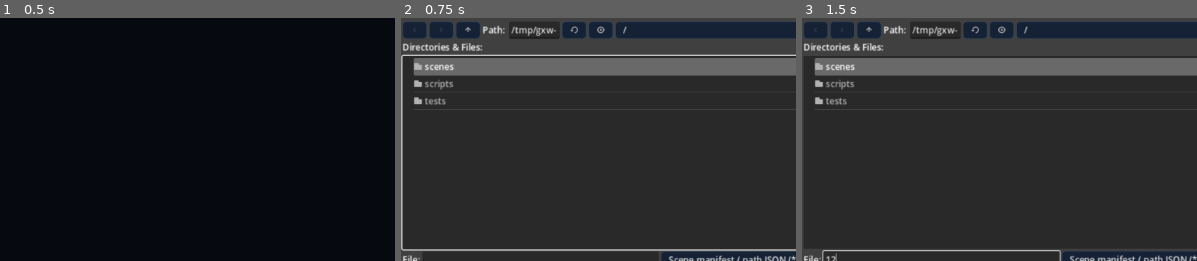
Above: before the commit, frames 1-3 (left to right).
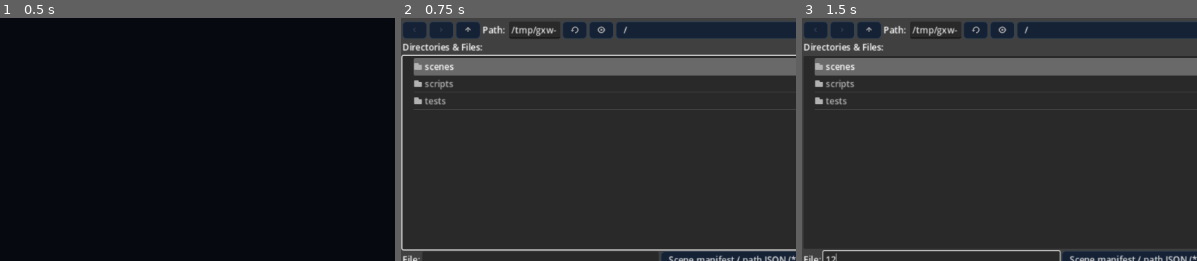
Above: after the commit, the same moments.

Repository: sinbumu/banc-sensorimotor-explorer
Game: Godot game, scene res://scenes/main.tscn
Same seed, same stepped clock (60 frames per second), same inputs: the game is played once before the commit and once after it.
Inputs (mouse positions are % of the whole screen's width and height, from its top left):
- Up to frame 1 (0.5 s): no input
- Up to frame 2 (0.75 s): click "Open scene…" at 0.5 s
- Up to frame 3 (1.5 s): click (30, 62) at 1.27 s; type "12" at 1.35 s
The pictures show only the part of the screen within x 12-62%, y 12-62%; the shares and areas given below are measured in that part.

Frame 1 is identical in both runs. In frame 2, less than 0.1% of the frame differs, in the area x 42-58%, y 3-7%; in frame 3, less than 0.1%.

Commit message:
feat: add bounded CAVE synapse evidence and EM handoff

Diff:
--- a/godot/scripts/em_loader.gd
+++ b/godot/scripts/em_loader.gd
@@ -17,19 +17,33 @@
 	var file := FileAccess.open(directory.path_join("roi.json"), FileAccess.READ)
 	if file == null or file.get_length() > 1000000:
 		return fail("Missing or oversized EM manifest.")
-	var manifest := helper.read_json(directory.path_join("roi.json"))
+	var manifest := helper.read_json(directory.path_join("roi.json"), "", [1, 2])
 	if not helper.error.is_empty():
 		return fail(helper.error)
 	if manifest.get("artifact_type") != "em_roi" or manifest.get("image_source") != SOURCE or not manifest.has("image_mate …(189 unchanged characters)…
 		return fail("Unsupported EM source/contract.")
 	var request: Variant = manifest.get("request")
 	var point: Variant = manifest.get("point")
-	if not request is Dictionary or not point is Dictionary or point.get("kind") != "swc_node" or point.get("dataset") != "BANC" or point.get("materialization") != 888 or not helper.decimal_id(point.get("neuron_id")) or not helper.decimal_id(point.get("swc_node_id"), true):
-		return fail("Invalid EM morphology-point provenance.")
-	if manifest.get("interpretation") != "Morphology-point image context; not a verified synapse location.":
-		return fail("Missing EM interpretation.")
-	if not point.get("skeleton_source") is Dictionary or not point.skeleton_source.get("sha256") is String or point.skeleton_source.sha256.length() != 64:
-		return fail("Missing SWC source hash.")
+	if not request is Dictionary or not point is Dictionary or point.get("dataset") != "BANC" or point.get("materialization") != 888:
+		return fail("Invalid EM point provenance.")
+	if manifest.schema_version == 1:
+		if point.get("kind") != "swc_node" or not helper.decimal_id(point.get("neuron_id")) or not helper.decimal_id(point.get("swc_node_id"), true):
+			return fail("Invalid EM morphology-point provenance.")
+		if manifest.get("interpretation") != "Morphology-point image context; not a verified synapse location.":
+			return fail("Missing EM interpretation.")
+		if not point.get("skeleton_source") is Dictionary or not digest(point.skeleton_source.get("sha256")):
+			return fail("Missing SWC source hash.")
+	else:
+		if point.get("kind") != "predicted_synapse" or not helper.decimal_id(point.get("synapse_id")) or not helper.decimal_id(point.get("pre")) or not helper.decimal_id(point.get("post")) or point.pre == point.post:
+			return fail("Invalid EM synapse provenance.")
+		if point.get("connectivity_version") not in ["v2", "v3"] or point.get("table") != "synapses_" + str(point.connectivity_version) or point.get("coordinate_field") != "ctr_pt_position":
+			return fail("Invalid EM synapse version/coordinates.")
+		var source: Variant = point.get("query_source")
+		var expected_url: String = "https://cave.fanc-fly.com/materialize/api/v3/datastack/brain_and_nerve_cord/version/888/table/%s/query?return_pyarrow=false&split_positions=false" % point.table
+		if not source is Dictionary or source.get("url") != expected_url or not digest(source.get("sha256")) or not helper.integer(source.get("bytes"), 1) or not digest(point.get("evidence_sha256")) or not digest(point.get("path_sha256")):
+			return fail("Missing EM synapse evidence hashes/source.")
+		if manifest.get("interpretation") != "Predicted-synapse image context; contact identity is not independently verified.":
+			return fail("Missing EM interpretation.")
 	var dimensions: Variant = request.get("size_voxels")
 	if not dimensions is Array or dimensions.size() != 3 or not helper.integer(request.get("mip")) or request.mip > 6:
 		return fail("Invalid EM dimensions/scale.")
@@ -69,3 +83,12 @@
 
 func be32(data: PackedByteArray, offset: int) -> int:
 	return (int(data[offset]) << 24) | (int(data[offset + 1]) << 16) | (int(data[offset + 2]) << 8) | int(data[offset + 3])
+
+
+func digest(value: Variant) -> bool:
+	if not value is String or value.length() != 64:
+		return false
+	for character in value:
+		if character not in "0123456789abcdef":
+			return false
+	return true
--- a/godot/scripts/em_panel.gd
+++ b/godot/scripts/em_panel.gd
@@ -32,9 +32,9 @@
 
 func _ready() -> void:
 	add_theme_constant_override("separation", 6)
-	text_label("EM  /  SELECTED MORPHOLOGY POINT")
+	text_label("EM  /  POINT CONTEXT")
 	point_label = text_label("Select a neuron or click a skeleton point.")
-	text_label("Morphology point, not a verified synapse.\nJPEG-derived aligned EM.")
+	text_label("Inspect point uses a morphology node.\nOpen stack also accepts predicted synapses.")
 	downloads = CheckBox.new()
 	downloads.text = "Fetch missing EM ranges"
 	downloads.tooltip_text = "At most 32 MB per job; 256 × 256 × 32 voxels at 8 × 8 × 45 nm. No whole shard download."
@@ -152,14 +152,14 @@
 	if loaded.is_empty():
 		message.text = loader.error
 		return false
-	if not expected.is_empty() and (loaded.manifest.point.neuron_id != expected.neuron_id or loaded.manifest.point.swc_node_id != expected.swc_node_id or loaded.manifest.point.skeleton_source.sha256 != expected.swc_sha256):
+	if not expected.is_empty() and (loaded.manifest.point.get("kind") != "swc_node" or loaded.manifest.point.get("neuron_id") != expected.neuron_id or loaded.manifest.point.get("swc_node_id") != expected.swc_node_id or loaded.manifest.point.skeleton_source.sha256 != expected.swc_sha256):
 		message.text = "EM result does not match the submitted SWC point."
 		return false
 	bundle = loaded
 	slice_slider.max_value = bundle.images.size() - 1
 	slice_slider.value = bundle.images.size() / 2
 	show_slice(slice_slider.value)
-	message.text = "Verified image stack · %d bytes fetched\nImage alignment v0 · SWC materialization v888" % bundle.manifest.downloaded_bytes
+	message.text = "Image checksums checked · %d bytes fetched\n%s" % [bundle.manifest.downloaded_bytes, bundle.manifest.interpretation]
 	return true
 
 
@@ -169,4 +169,9 @@
 	var index := clampi(int(value), 0, bundle.images.size() - 1)
 	var manifest: Dictionary = bundle.manifest
 	image_view.texture = bundle.images[index]
-	image_label.text = "Image: %s / node %s\nXY %d / %d · z voxel %d · Δz %.0f nm\n%.0f × %.0f nm/px · X right, Y down" % [manifest.point.neuron_id, manifest.point.swc_node_id, index + 1, bundle.images.size(), manifest.origin_voxels[2] + index, manifest.resolution_nm[2], manifest.resolution_nm[0], manifest.resolution_nm[1]]
+	var identity: String
+	if manifest.point.kind == "predicted_synapse":
+		identity = "Predicted synapse %s · %s / v888\n%s → %s" % [manifest.point.synapse_id, manifest.point.connectivity_version, manifest.point.pre, manifest.point.post]
+	else:
+		identity = "%s / node %s" % [manifest.point.neuron_id, manifest.point.swc_node_id]
+	image_label.text = "Image: %s\nXY %d / %d · z voxel %d · Δz %.0f nm\n%.0f × %.0f nm/px · X right, Y down" % [identity, index + 1, bundle.images.size(), manifest.origin_voxels[2] + index, manifest.resolution_nm[2], manifest.resolution_nm[0], manifest.resolution_nm[1]]
--- /dev/null
+++ b/godot/tests/synapse_em_smoke.gd
@@ -0,0 +1,55 @@
+extends SceneTree
+## Synthetic predicted-synapse stack: UI labeling, slider and failure recovery.
+
+const EmPanel = preload("res://scripts/em_panel.gd")
+var failures: Array[String] = []
+
+
+func check(condition: bool, message: String) -> void:
+	if not condition:
+		failures.append(message)
+		printerr(message)
+
+
+func _initialize() -> void:
+	call_deferred("run")
+
+
+func run() -> void:
+	var args := OS.get_cmdline_user_args()
+	root.size = Vector2i(720, 900)
+	var background := ColorRect.new()
+	background.color = Color("17222f")
+	background.set_anchors_and_offsets_preset(Control.PRESET_FULL_RECT)
+	root.add_child(background)
+	var panel := EmPanel.new()
+	panel.position = Vector2(28, 70)
+	panel.size = Vector2(640, 800)
+	root.add_child(panel)
+	var label := Label.new()
+	label.text = "SYNTHETIC TEST DATA · NOT A REAL BANC SYNAPSE"
+	label.position = Vector2(28, 22)
+	root.add_child(label)
+	await process_frame
+	check(panel.load_directory(args[0]), "Load predicted-synapse stack")
+	if panel.bundle.is_empty():
+		quit(1)
+		return
+	check(panel.image_label.text.contains("9007199254740993"), "Exact synapse ID in label")
+	check(panel.image_label.text.contains("v3 / v888"), "Detector and snapshot in label")
+	check(panel.message.text.contains("not independently verified"), "Scientific interpretation")
+	check(panel.fetch_button.disabled, "No credential/API needed for saved stack")
+	panel.slice_slider.value = 0
+	check(panel.image_label.text.contains("XY 1 /"), "First slice via slider")
+	panel.slice_slider.value = panel.slice_slider.max_value
+	check(panel.image_view.texture == panel.bundle.images[-1], "Last slice via slider")
+	check(not panel.load_directory(args[0] + "-missing"), "Reject missing stack")
+	check(panel.image_label.text.contains("9007199254740993"), "Prior stack keeps its identity")
+	check(panel.load_directory(args[0]), "Recover and reopen stack")
+	if args.size() > 1:
+		await process_frame
+		await RenderingServer.frame_post_draw
+		check(root.get_texture().get_image().save_png(args[1]) == OK, "Save screenshot")
+	if failures.is_empty():
+		print("GODOT_SYNAPSE_EM_OK")
+	quit(0 if failures.is_empty() else 1)
Not shown, changed: .gitignore
Not shown, changed: AGENTS.md
Not shown, changed: README.md
Not shown, changed: docs/architecture.md
Not shown, changed: docs/em.md
Not shown, changed: docs/progress.md
Not shown, added: docs/synapses.md
Not shown, changed: pyproject.toml
Not shown, changed: scripts/check_repository.py
Not shown, added: scripts/configure_cave.py
Not shown, changed: src/banc_explorer/__init__.py
Not shown, changed: src/banc_explorer/cli.py
(and 7 more such lines)
